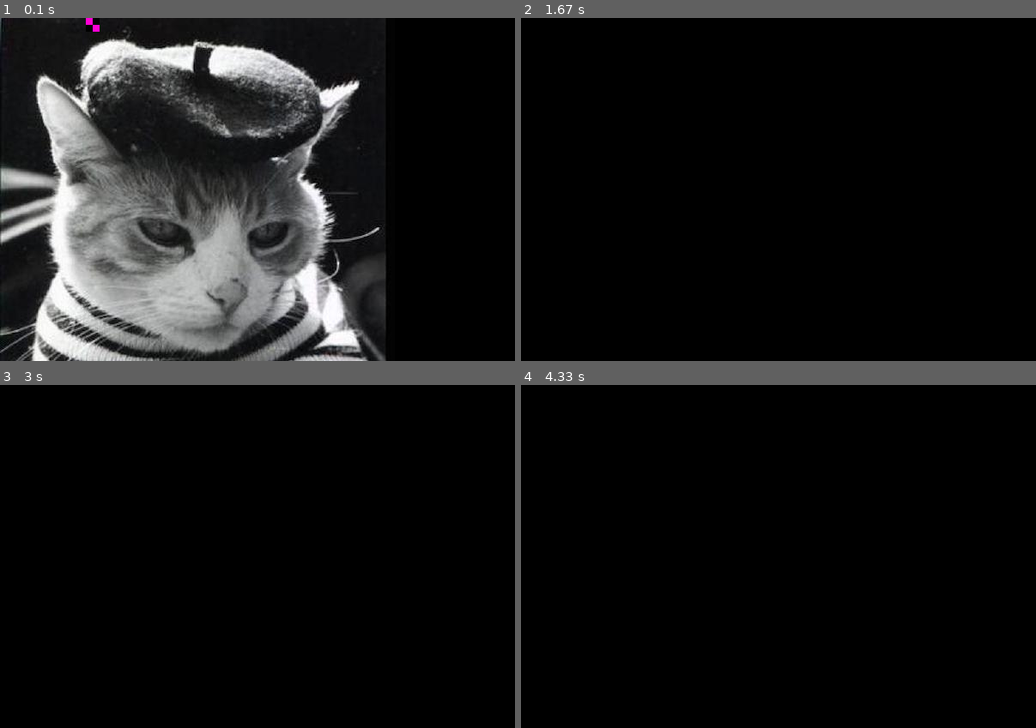
Above: before the commit, frames 1-4 (two rows, left to right).
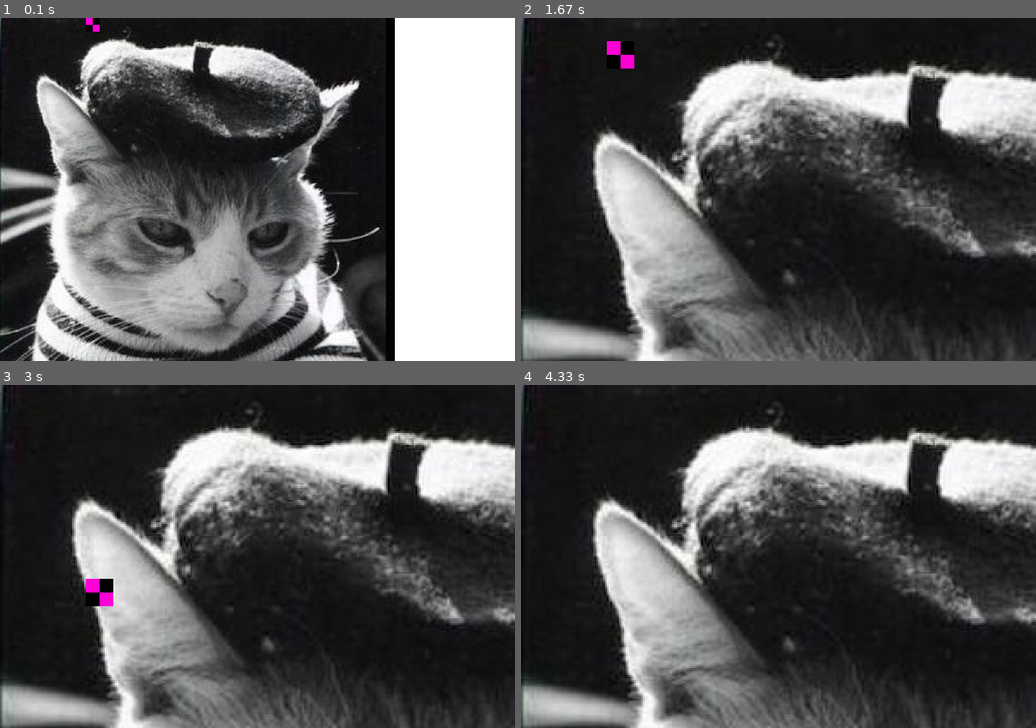
Above: after the commit, the same moments.

Repository: rubatopy/rubato
Game: pygame game, started from main.py
The game is run twice, just before and just after one commit, with the same random seed, the same clock (stepped at 60 frames per second) and the same inputs.
Inputs:
- Up to frame 1 (0.1 s): no input
- Up to frame 2 (1.67 s): hold W 0.33-0.8 s
- Up to frame 3 (3 s): no input
- Up to frame 4 (4.33 s): no input

The runs differ from the first frame. In frame 1, 23% of the frame differs, in the area x 76-100%, y 0-100%; in frame 2, 60%, in the area x 0-100%, y 0-100%; in frame 3, 59%; in frame 4, 59%.

Commit message:
make zoom work properly

Diff:
--- a/main.py
+++ b/main.py
@@ -19,8 +19,6 @@
         scene.camera.zoom = 2
     elif Input.is_pressed("s"):
         scene.camera.zoom = 0.5
-    else:
-        scene.camera.zoom = 1
 
 
 sprite.update = custom_update
--- a/pgp/scenes/camera.py
+++ b/pgp/scenes/camera.py
@@ -1,5 +1,4 @@
-from pygame.transform import scale
-from pgp.utils import Vector, DISPLAY
+from pgp.utils import Vector
 
 
 class Camera:
@@ -21,23 +20,3 @@
         :return: A new offset point in the form of a 2D tuple
         """
         return point.offset2(self.pos).to_tuple2()
-
-    @property
-    def zoom(self):
-        return self._zoom
-
-    @zoom.setter
-    def zoom(self, value: float):
-        """
-        Sets the zoom of the camera.
-
-        :param value: The new zoom as a float
-        """
-        self._zoom = value
-        self.process_zoom()
-
-    def process_zoom(self):
-        """Process changes to the camera's zoom"""
-        window_width, window_height = DISPLAY.display().get_size()
-        new_size = (round(window_width / self.zoom), round(window_height / self.zoom))
-        DISPLAY.set(scale(DISPLAY.display(), new_size))
--- a/pgp/sprite/image.py
+++ b/pgp/sprite/image.py
@@ -1,6 +1,6 @@
 from pgp.sprite.sprite import Sprite
 from pygame.image import load
-from pgp.utils import DISPLAY, Vector
+from pgp.utils import Vector
 
 class Image(Sprite):
     """
@@ -23,4 +23,4 @@
 
         :param camera: The current Camera viewing the scene
         """
-        DISPLAY.update(self.image, camera.transform(self.pos))
+        super().draw(self.image, camera)
--- a/pgp/sprite/sprite.py
+++ b/pgp/sprite/sprite.py
@@ -1,4 +1,5 @@
-from pgp.utils import Vector
+from pgp.utils import DISPLAY, Vector
+from pygame.transform import scale
 
 class Sprite:
     """
@@ -15,6 +16,8 @@
         """The update loop"""
         pass
 
-    def draw(self, camera):
-        """The draw loop"""
-        pass
+    def draw(self, surface, camera):
+        """A generalized draw functions for any surface"""
+        width, height = surface.get_size()
+        new_size = (round(width * camera.zoom), round(height * camera.zoom))
+        DISPLAY.update(scale(surface, new_size), camera.transform(self.pos))
